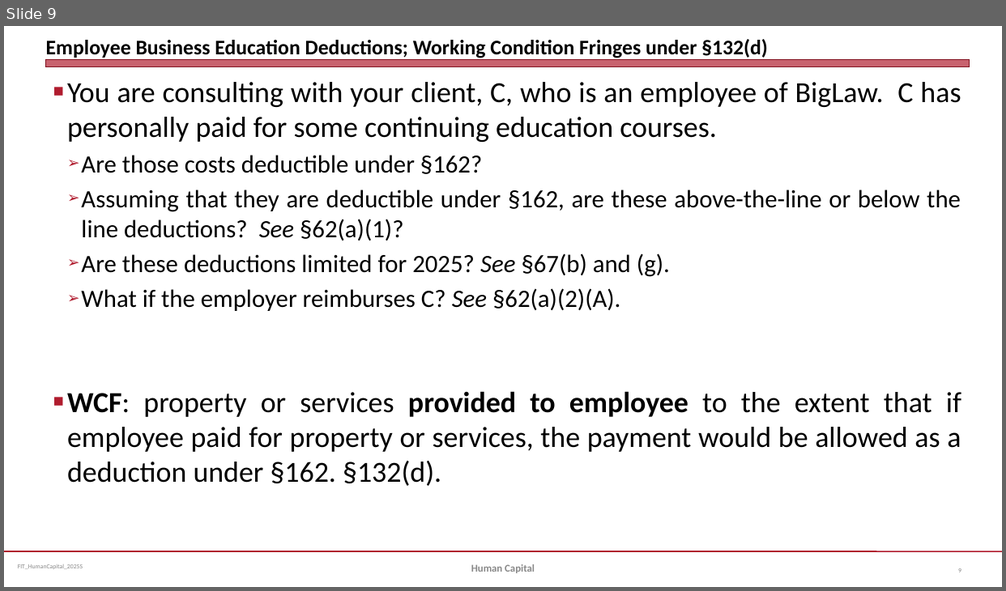
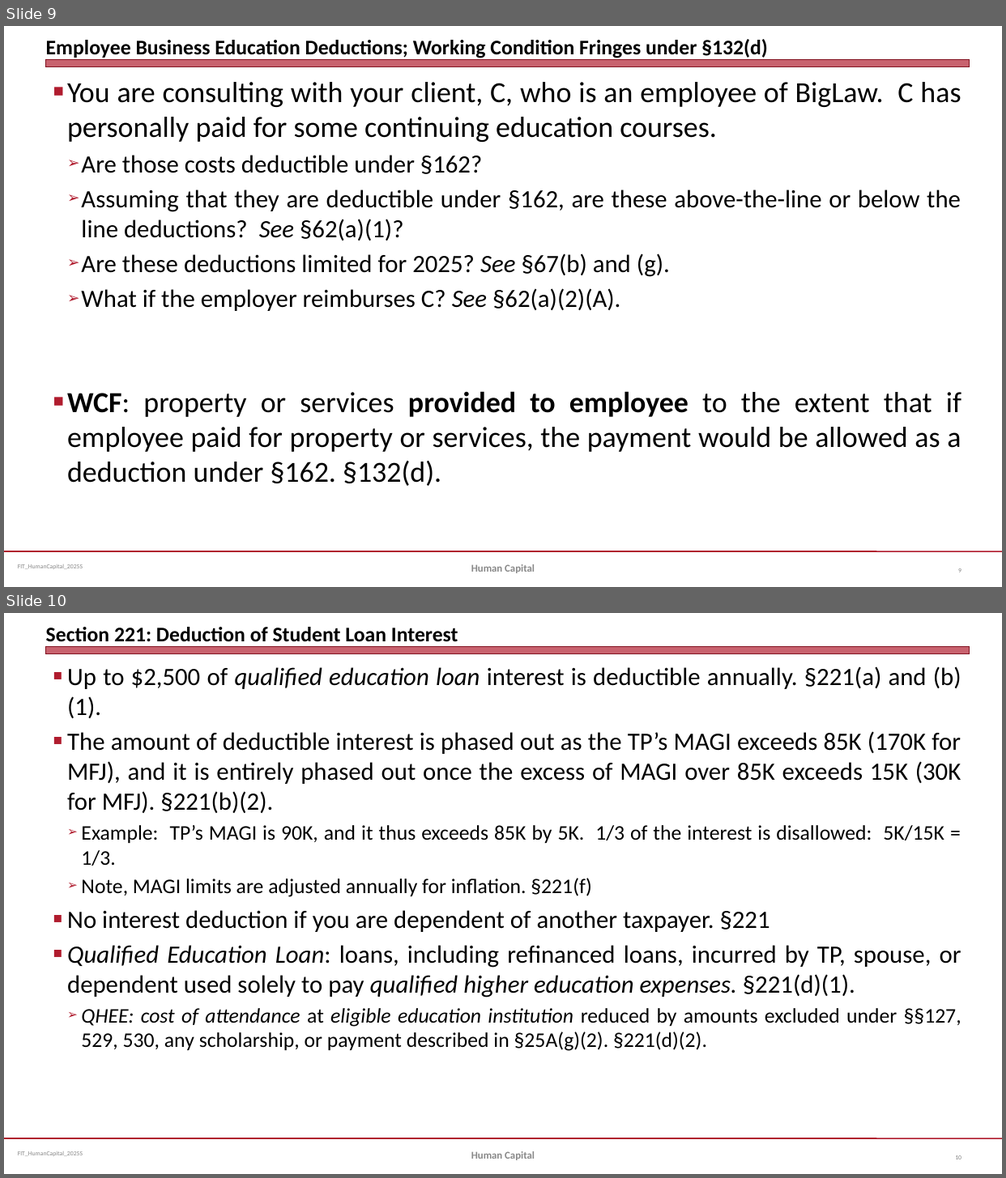
Before and after one commit to jmc877/Fed-Income-Tax, a slide deck: slides/FIT_HumanCapital_2025S.pptx. Shown one above the other, each under a label of ours: slide 9 before the commit, slides 9 and 10 after it. The pictures are 1006x591 and 1006x1178 pixels, drawn with LibreOffice and Linux fonts; fonts in the diff are those of the drawing. Boxes give left, top, right and bottom in pixels: in the first picture for what was removed or moved away, otherwise in the second. Text is boxed around its words. In the diff, an @@ line names an element or a change of style, - is before the commit and + after.

```diff
--- a/slides/FIT_HumanCapital_2025S.pptx
+++ b/slides/FIT_HumanCapital_2025S.pptx
@@ slide 10 added at (x1=4, y1=613, x2=1002, y2=1174), background #FFFFFF; not listed: 3 template elements that a slide beside it also shows @@
@@ title added at (x1=46, y1=627, x2=458, y2=642), 20 pt, text #000000, bold @@
+Section 221: Deduction of Student Loan Interest
@@ text added at (x1=67, y1=666, x2=961, y2=1051), 24 pt, text #000000 @@
+■ Up to $2,500 of qualified education loan interest is deductible annually. §221(a) and (b)(1).
+■ The amount of deductible interest is phased out as the TP’s MAGI exceeds 85K (170K for MFJ), and it is entirely phased out once the excess of MAGI over 85K exceeds 15K (30K for MFJ). §221(b)(2).
+  ➢ Example: TP’s MAGI is 90K, and it thus exceeds 85K by 5K. 1/3 of the interest is disallowed: 5K/15K = 1/3.
+  ➢ Note, MAGI limits are adjusted annually for inflation. §221(f)
+■ No interest deduction if you are dependent of another taxpayer. §221
+■ Qualified Education Loan: loans, including refinanced loans, incurred by TP, spouse, or dependent used solely to pay qualified higher education expenses. §221(d)(1).
+  ➢ QHEE: cost of attendance at eligible education institution reduced by amounts excluded under §§127, 529, 530, any scholarship, or payment described in §25A(g)(2). §221(d)(2).
@@ text added at (x1=471, y1=1152, x2=535, y2=1161), 10 pt, text #898989, bold @@
+Human Capital
@@ page number added at (x1=955, y1=1156, x2=961, y2=1160), 6 pt, text #808080 @@
+10
```
Also in this commit, not shown: 1 slide changed, 3 other slides added.
